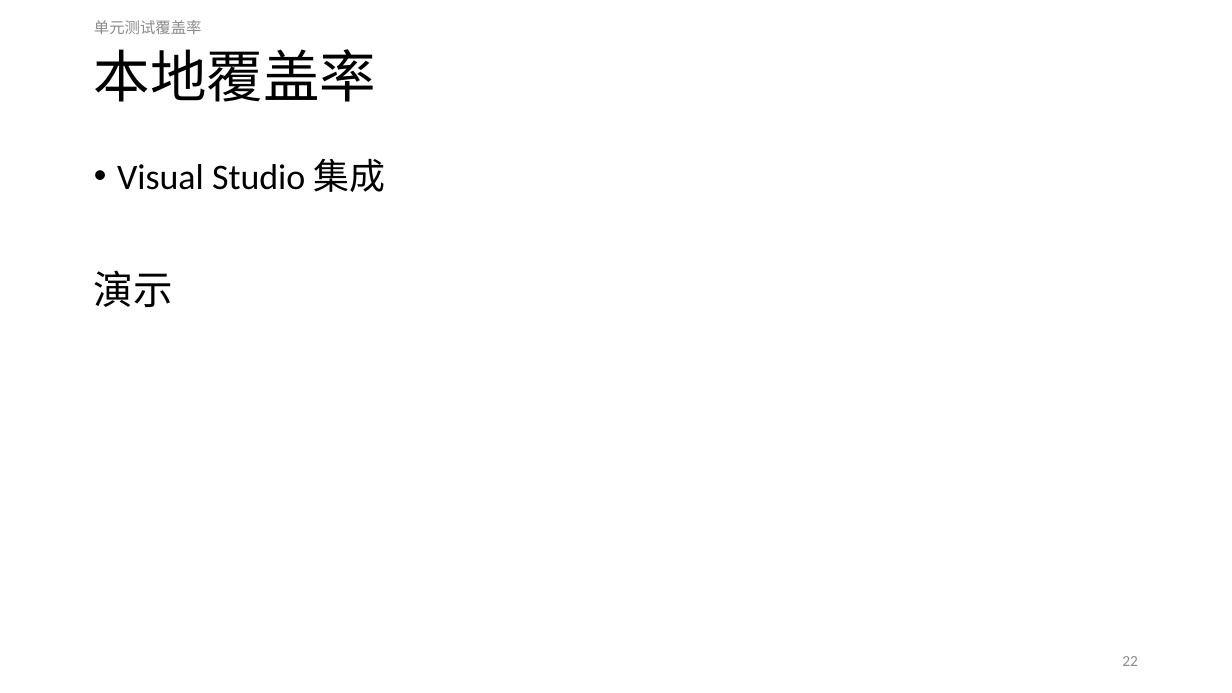
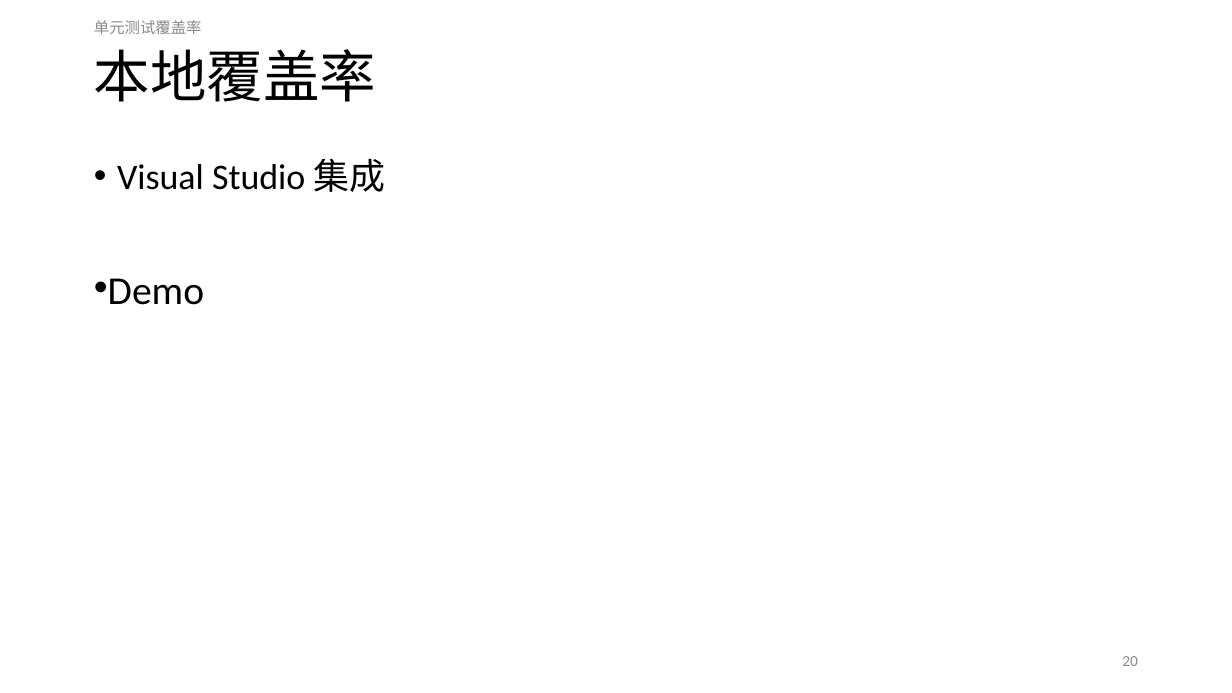
Before and after one commit to ReganHe/SharpUnitTest, a slide deck: slide 20 of MyUnitTest/Document/单元测试.pptx (slide 22 before the commit). Drawn at 1232x693 pixels with LibreOffice and Linux fonts; fonts in the diff are those of the drawing. Boxes give left, top, right and bottom in pixels: in the first picture for what was removed or moved away, otherwise in the second. Text is boxed around its words. In the diff, an @@ line names an element or a change of style, - is before the commit and + after.

```diff
--- a/MyUnitTest/Document/单元测试.pptx
+++ b/MyUnitTest/Document/单元测试.pptx
@@ text at (x1=108, y1=278, x2=204, y2=305): text changed @@
-演示
+• Demo
@@ page number at (x1=1122, y1=656, x2=1138, y2=666): text changed @@
-22
+20
```
Also in this commit, not shown: 6 other slides changed, 1 slide added, 3 slides removed.
